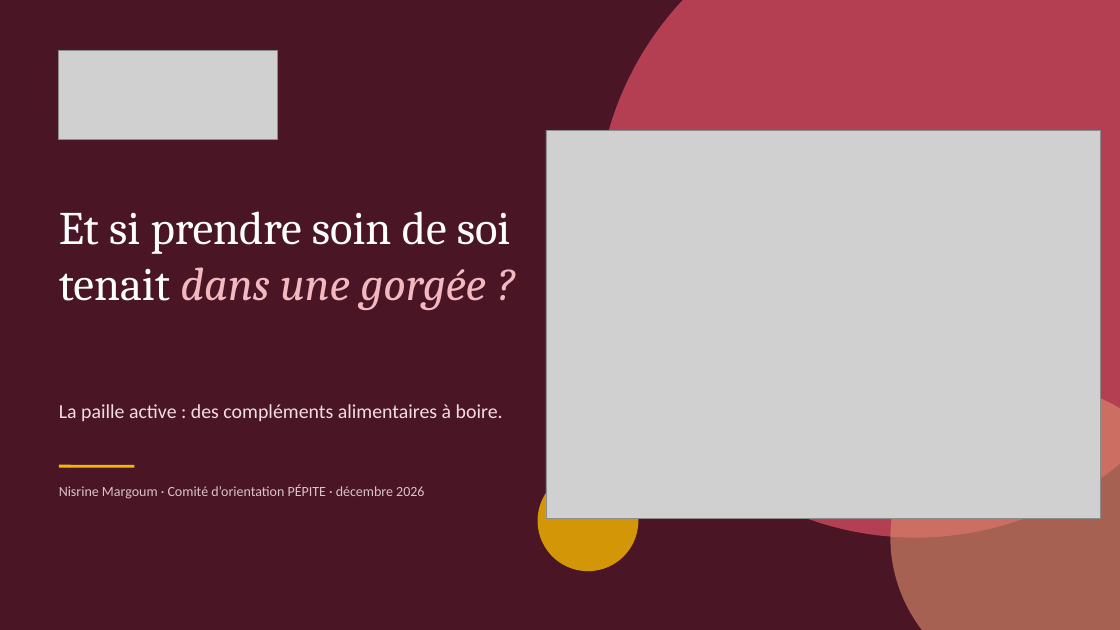
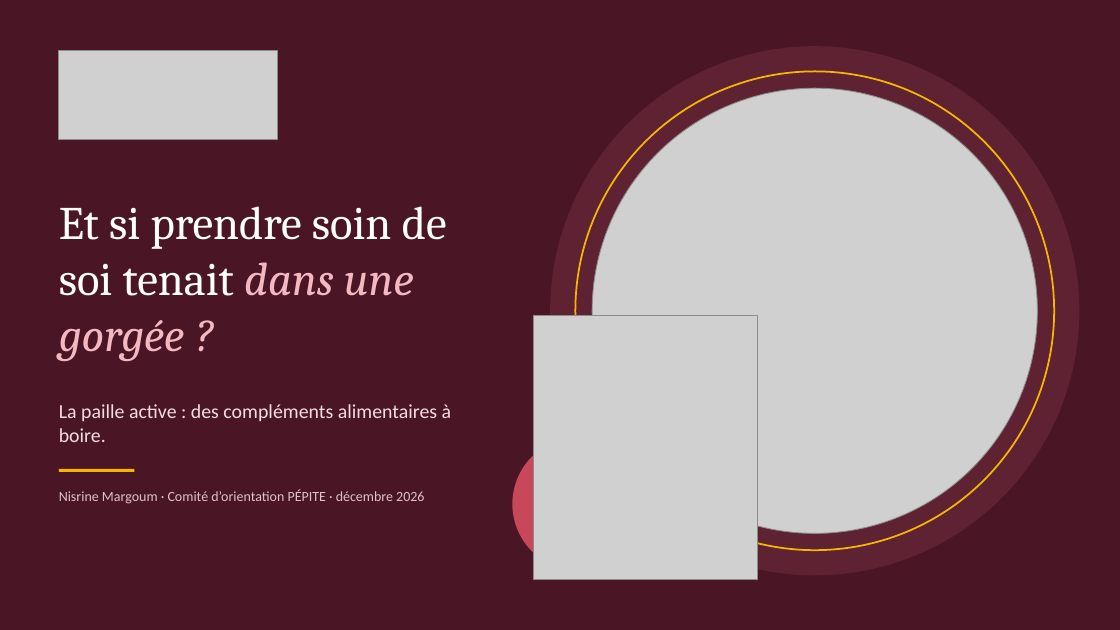
Before and after one commit to nisrine-max/mon-sitee, a slide deck: slide 1 of Dossier_sip_lab/10_Pitchs_et_presentations/Pitch_PEPITE_sip_lab.pptx. Drawn at 1120x630 pixels with LibreOffice and Linux fonts; fonts in the diff are those of the drawing; grey boxes stand for pictures. Boxes give left, top, right and bottom in pixels: in the first picture for what was removed or moved away, otherwise in the second. Text is boxed around its words. In the diff, an @@ line names an element or a change of style, - is before the commit and + after.

```diff
--- a/Dossier_sip_lab/10_Pitchs_et_presentations/Pitch_PEPITE_sip_lab.pptx
+++ b/Dossier_sip_lab/10_Pitchs_et_presentations/Pitch_PEPITE_sip_lab.pptx
@@ ellipse: place and size @@
-ellipse at (597,0,1120,538)
+ellipse at (550,46,1080,576)
@@ ellipse at (550,46,1080,576): fill #C8475A at 85% opacity to #5E2233 @@
@@ ellipse added at (576,71,1054,550), outline #F5B700 1.5 pt @@
@@ picture: place and size @@
-picture at (546,130,1101,518)
+picture at (592,88,1038,534)
@@ text "Et si prendre soin de ..." rewrapped from (59,211,511,310) to (59,206,447,361) @@
@@ picture added at (534,315,758,580) @@
@@ ellipse removed at (891,386,1120,630) @@
@@ text "La paille active : des ..." rewrapped from (59,404,503,421) to (59,404,452,442) @@
@@ ellipse: place and size @@
-ellipse at (538,471,639,571)
+ellipse at (513,437,647,571)
@@ ellipse at (513,437,647,571): fill #F5B700 at 80% opacity to #C8475A @@
@@ line moved from (59, 466) - (134, 466) to (59, 471) - (134, 471) @@
@@ text "Nisrine Margoum · Comité d’orientation ...": place and size @@
-text "Nisrine Margoum · Comité d’orientation ..." at (59,485,424,499)
+text "Nisrine Margoum · Comité d’orientation ..." at (59,489,424,504)
```
